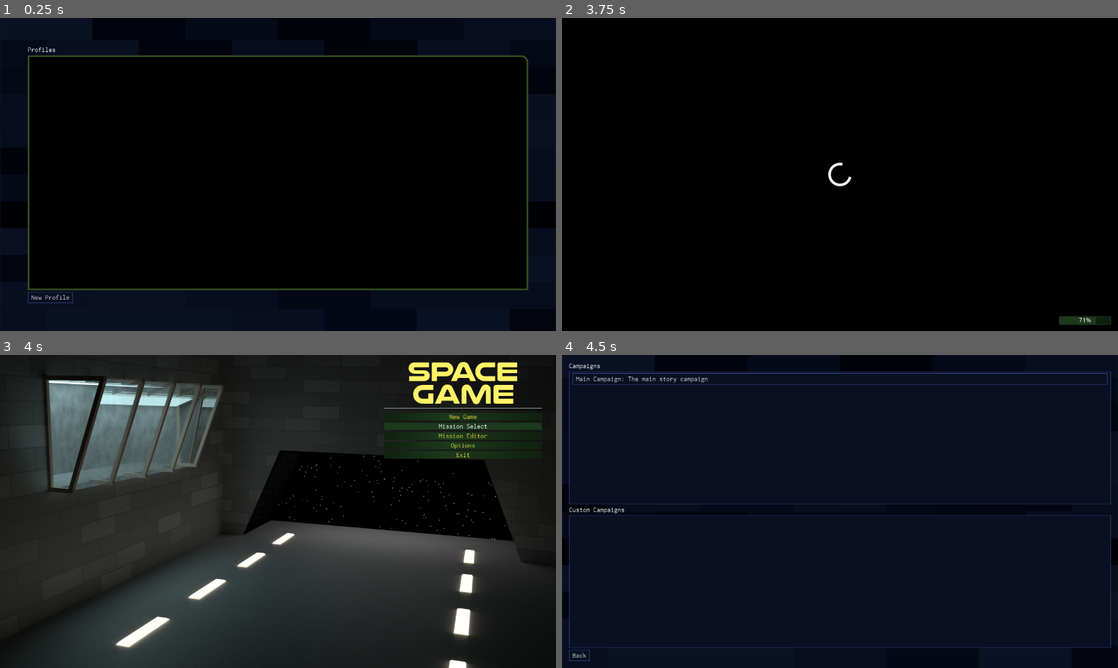
Above: before the commit, frames 1-4 (two rows, left to right).
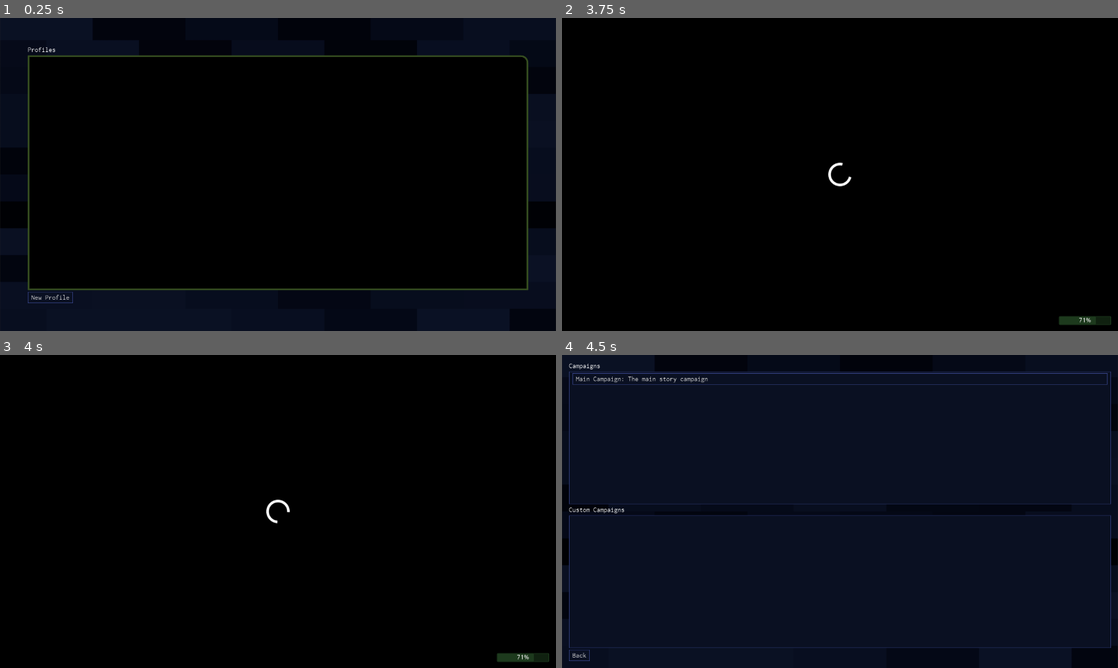
Above: after the commit, the same moments.

Repository: peternatewood/space-game
Game: Godot game, scene res://profiles.tscn
The game is run twice, just before and just after one commit, with the same random seed, the same clock (stepped at 60 frames per second) and the same inputs.
Inputs (mouse positions are in pixels of both pictures, inside the frame that each line leads up to):
- Up to frame 1 (0.25 s): no input
- Up to frame 2 (3.75 s): click "New Profile" at 0.5 s; click (840, 168) at 1.27 s; type "12" at 1.35 s; click "New Profile" at 2 s; click "OK" at 2.75 s; click "12" at 3.5 s
- Up to frame 3 (4 s): no input
- Up to frame 4 (4.5 s): click (1023, 417) at 4.25 s, where only the run before the commit has a clickable "New Game"

Frames 1-2 are identical in both runs. In frame 3, 78% of the frame differs, in the area x 0-100%, y 0-100%; in frame 4, nothing differs.

Commit message:
Change new game button in title to "New Campaign"

Diff:
--- a/scripts/Title.gd
+++ b/scripts/Title.gd
@@ -9,13 +9,13 @@
 	var exit_button = get_node("Container/Exit")
 	var mission_editor_button = get_node("Container/Mission Editor")
 	var mission_select_button = get_node("Container/Mission Select")
-	var new_game_button = get_node("Container/New Game")
+	var new_campaign_button = get_node("Container/New Campaign")
 	var options_button = get_node("Container/Options")
 
 	exit_button.connect("pressed", self, "_on_exit_pressed")
 	mission_editor_button.connect("pressed", self, "_on_mission_editor_pressed")
 	mission_select_button.connect("pressed", self, "_on_mission_select_pressed")
-	new_game_button.connect("pressed", self, "_on_new_game_pressed")
+	new_campaign_button.connect("pressed", self, "_on_new_campaign_pressed")
 	options_button.connect("pressed", self, "_on_options_pressed")
 
 	mission_select_button.grab_focus()
@@ -42,7 +42,7 @@
 	loader.load_scene("res://mission_select.tscn")
 
 
-func _on_new_game_pressed():
+func _on_new_campaign_pressed():
 	loader.load_scene("res://campaign_select.tscn")
 
 
--- a/title.tscn
+++ b/title.tscn
@@ -47,11 +47,11 @@
 rect_min_size = Vector2( 0, 12 )
 size_flags_horizontal = 3
 
-[node name="New Game" type="Button" parent="Container"]
+[node name="New Campaign" type="Button" parent="Container"]
 margin_top = 117.0
 margin_right = 364.0
 margin_bottom = 135.0
-text = "New Game"
+text = "New Campaign"
 
 [node name="Mission Select" type="Button" parent="Container" groups=[
 "audible_hover",
